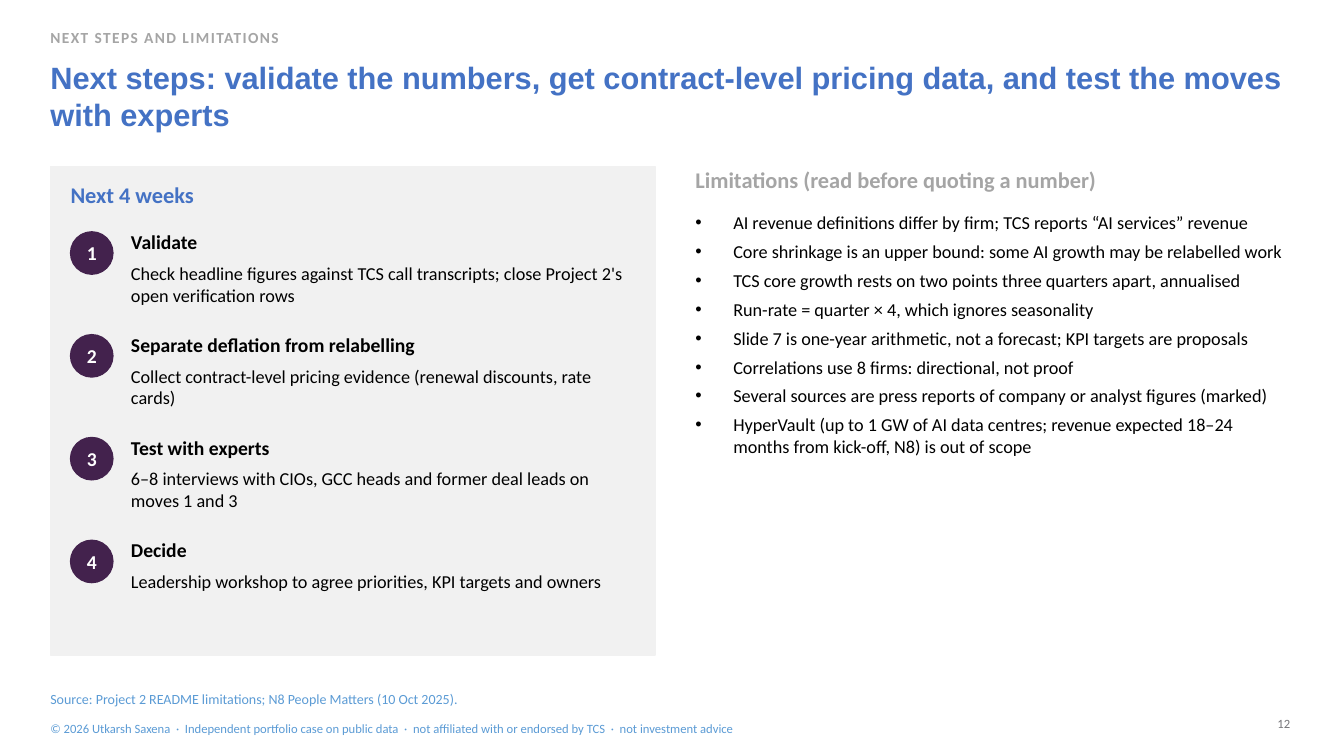
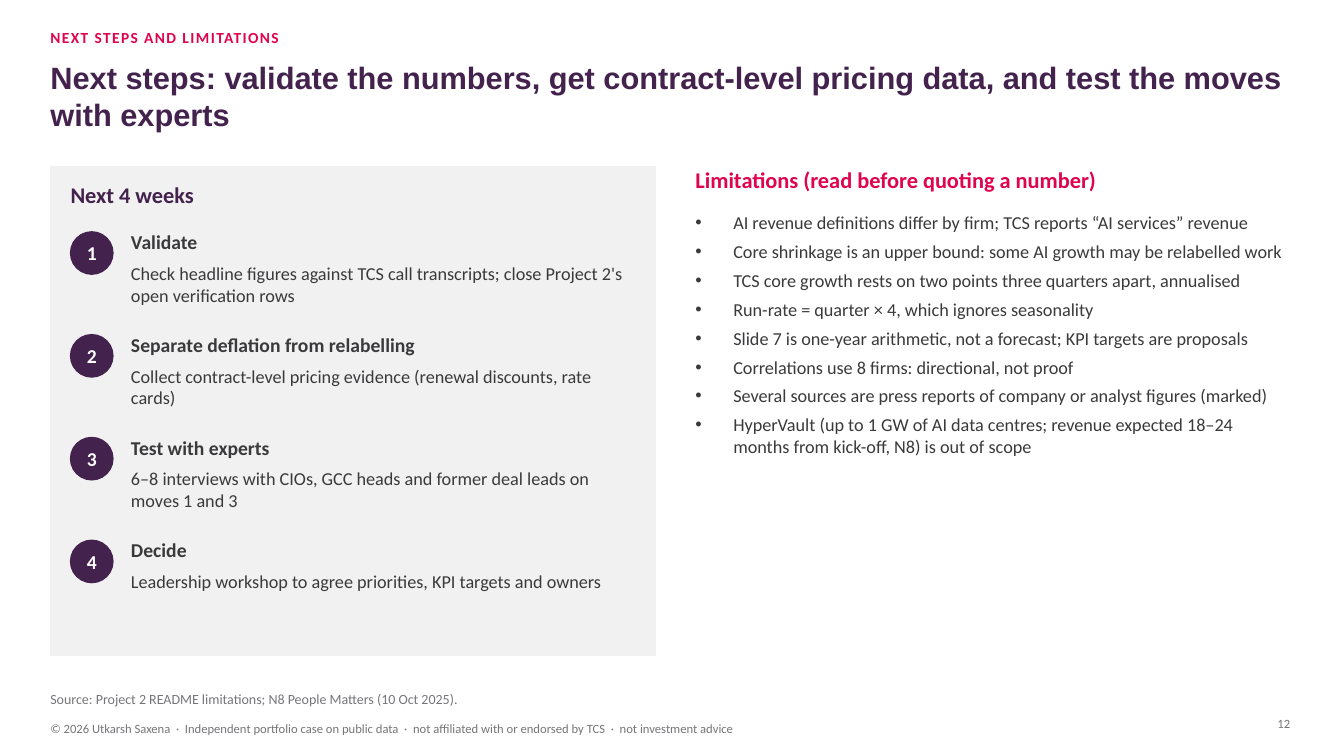
Before and after one commit to lokpriye96/ai-consulting-report-genai-services, a slide deck: slide 12 of outputs/TCS_AI_Deflation_Strategy.pptx. Drawn at 1344x756 pixels with LibreOffice and Linux fonts; fonts in the diff are those of the drawing. Boxes give left, top, right and bottom in pixels: in the first picture for what was removed or moved away, otherwise in the second. Text is boxed around its words. In the diff, an @@ line names an element or a change of style, - is before the commit and + after.

```diff
--- a/outputs/TCS_AI_Deflation_Strategy.pptx
+++ b/outputs/TCS_AI_Deflation_Strategy.pptx
@@ text "NEXT STEPS AND LIMITATIONS" at bbox=[50, 33, 278, 43]: text colour #A5A5A5 to #E0044E @@
@@ title "Next steps: validate the numbers, ..." at bbox=[50, 66, 1281, 131]: text colour #4472C4 to #43224D @@
@@ text "Limitations (read before quoting a ..." at bbox=[695, 171, 1096, 192]: text colour #A5A5A5 to #E0044E @@
@@ text "Next 4 weeks" at bbox=[71, 187, 193, 203]: text colour #4472C4 to #43224D @@
@@ text colour #000000 to #3A3A3C in 9 elements at bbox=[131, 235, 197, 249], bbox=[131, 267, 622, 305], bbox=[131, 338, 415, 356], bbox=[131, 370, 591, 407], bbox=[131, 441, 270, 458], bbox=[131, 472, 589, 507], bbox=[131, 543, 187, 557], bbox=[131, 575, 601, 591], bbox=[733, 216, 1282, 456] @@
@@ text "Source: Project 2 README limitations; ..." at bbox=[50, 694, 457, 707]: text colour #5B9BD5 to #76767A @@
@@ text "© 2026 Utkarsh Saxena · ..." at bbox=[64, 724, 733, 735]: text colour #5B9BD5 to #76767A @@
```
Also in this commit, not shown: 9 other slides changed, 16 other files.
